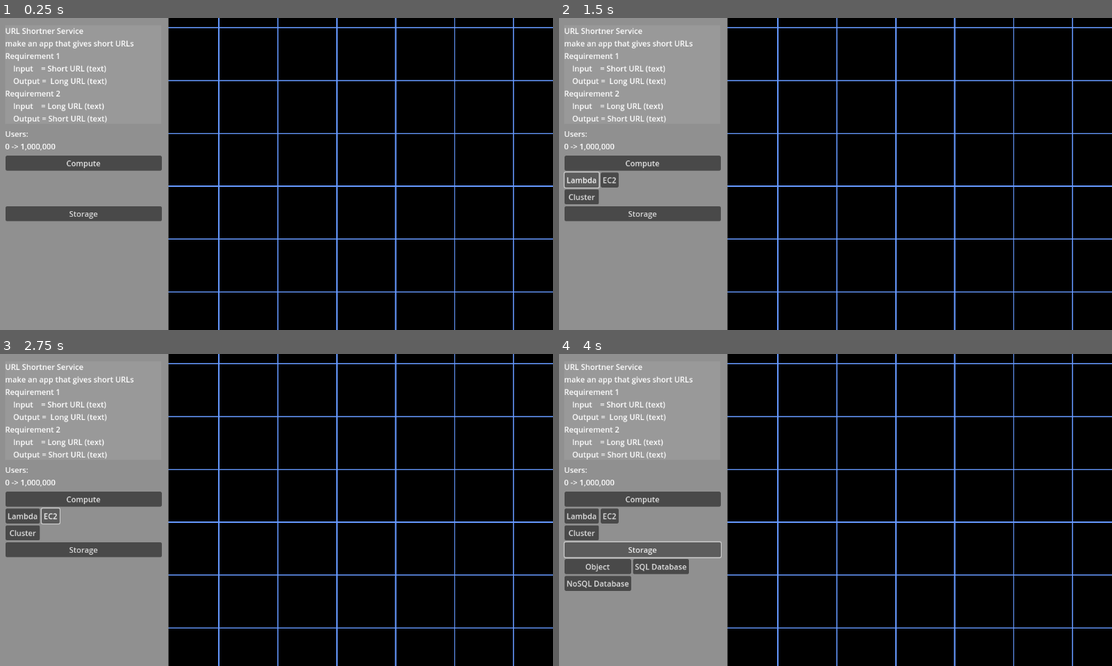
Above: before the commit, frames 1-4 (two rows, left to right).
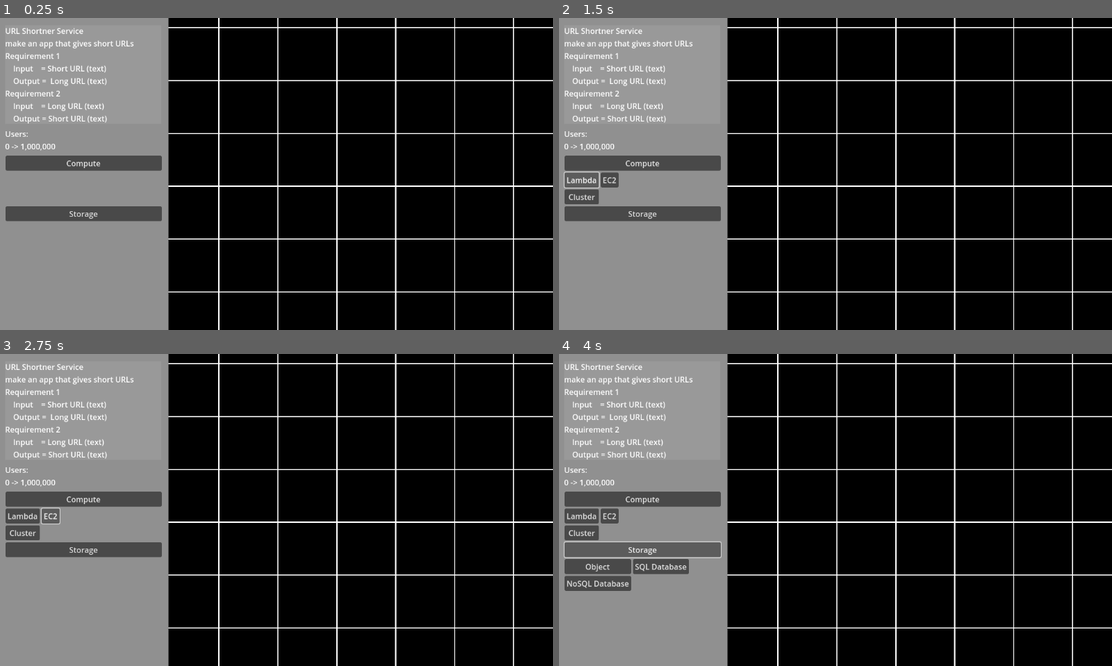
Above: after the commit, the same moments.

Repository: hud987/B2BSaaSSimulator
Game: Godot game, scene res://Scenes/B2BSaaSSimulator.tscn
Two runs of this game, one before a commit and one after it. Both use one fixed random seed, a clock stepped at 60 frames per second and the inputs below.
Inputs:
- Up to frame 1 (0.25 s): no input
- Up to frame 2 (1.5 s): click "Compute" at 0.5 s; click "Lambda" at 1.25 s
- Up to frame 3 (2.75 s): click "EC2" at 2 s
- Up to frame 4 (4 s): click "Cluster" at 2.75 s; click "Storage" at 3.5 s

The runs differ from the first frame. In frame 1, 3.3% of the frame differs, in the area x 30-100%, y 0-100%; in frame 2, 3.3%; in frame 3, 3.3%; in frame 4, 3.3%.

Commit message:
attempting grid zoom

Diff:
--- a/Scenes/B2BSaaSSimulator.tscn
+++ b/Scenes/B2BSaaSSimulator.tscn
@@ -32,11 +32,11 @@
 [sub_resource type="ShaderMaterial" id="ShaderMaterial_u0jwv"]
 shader = SubResource("Shader_uuxxg")
 shader_parameter/resolution = Vector2(600, 400)
-shader_parameter/line_color = Color(0.2, 0.3, 0.5, 1)
+shader_parameter/line_color = Color(0.5, 0.5, 0.5, 1)
 shader_parameter/zoom = 50.0
 shader_parameter/thickness = 1.0000000149012
 shader_parameter/brightness = 2.0
-shader_parameter/mouse_uv = Vector2(0.5, 0.5)
+shader_parameter/mouse_uv = Vector2(1, 1)
 
 [sub_resource type="StyleBoxFlat" id="StyleBoxFlat_el436"]
 
--- a/Scenes/tile_map_layer.gd
+++ b/Scenes/tile_map_layer.gd
@@ -15,9 +15,11 @@
 		if event.button_index == MOUSE_BUTTON_WHEEL_UP and event.pressed:
 			print("Wheel up")
 
+
 func handle_scroll(delta : float) -> void:
 	var local_mouse := get_local_mouse_position()
 	var uv := local_mouse / size
+	print("mouse_uv", uv)
 	shader.set_shader_parameter("mouse_uv", uv)
 
 	var zoom : float = shader.get_shader_parameter("zoom") + delta * 0.5
--- a/Shaders/Grid.gdshader
+++ b/Shaders/Grid.gdshader
@@ -1,11 +1,11 @@
 shader_type canvas_item;
 
 uniform vec2 resolution = vec2(600.0,400.0);
-uniform vec3 line_color : source_color = vec3(0.2,0.3,0.5);
+uniform vec3 line_color : source_color = vec3(1.0,1.0,1.0);
 uniform float zoom : hint_range(1.0, 50.0, 0.1) = 20.0;
 uniform float thickness : hint_range(0.0, 10.0, 0.1) = 2.0;
 uniform float brightness : hint_range(0.0, 4.0, 0.1) = 2.0;
-uniform vec2 mouse_uv = vec2(0.5);
+uniform vec2 mouse_uv = vec2(1.0,1.0);
 
 float draw_grid(vec2 uv) {
 	vec2 grid_uv = cos(uv);
@@ -13,11 +13,17 @@
 }
 
 void fragment() {
-	vec2 uv = UV - 0.5;
-	//vec2 uv = UV;
-	//vec2 uv = (UV - mouse_uv) * zoom + mouse_uv; // zoom around mouse
-	uv.x *= resolution.x / resolution.y;
-	float line_thickness = zoom * thickness / resolution.y;
-	vec3 color = step(0.998, draw_grid(uv * zoom)) * line_color;
-	COLOR = vec4(color * brightness, 1.0);
+    // 1. aspect ratio correction
+    vec2 uv = UV;
+    uv.x *= resolution.x / resolution.y;
+
+    // 2. zoom around mouse
+    vec2 mouse = mouse_uv;
+    mouse.x *= resolution.x / resolution.y; // scale mouse same as UV
+    uv = (uv - mouse) * zoom + mouse;
+
+    // 3. draw grid
+    float line_thickness = zoom * thickness / resolution.y;
+    vec3 color = step(0.998, draw_grid(uv)) * line_color;
+    COLOR = vec4(color * brightness, 1.0);
 }
